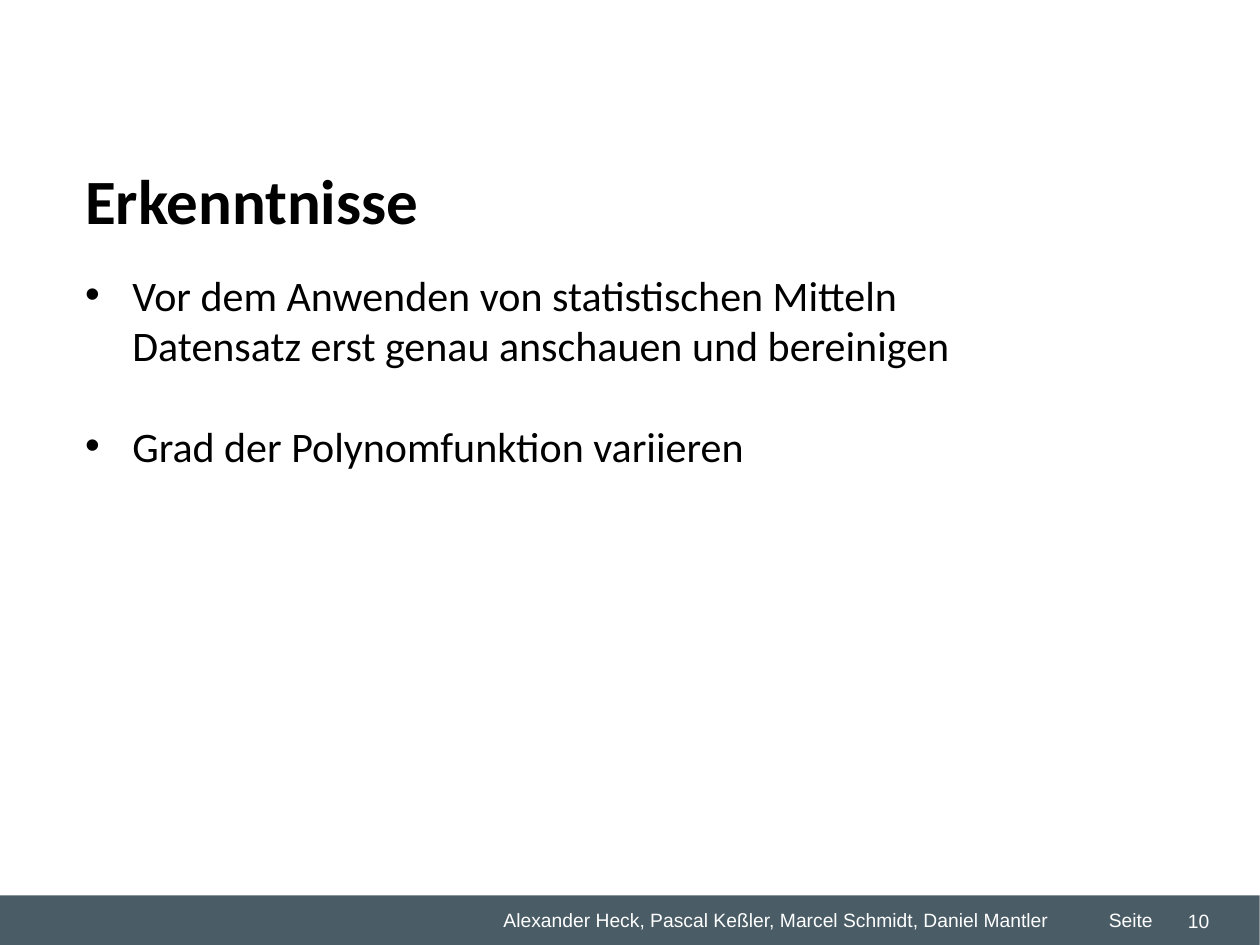
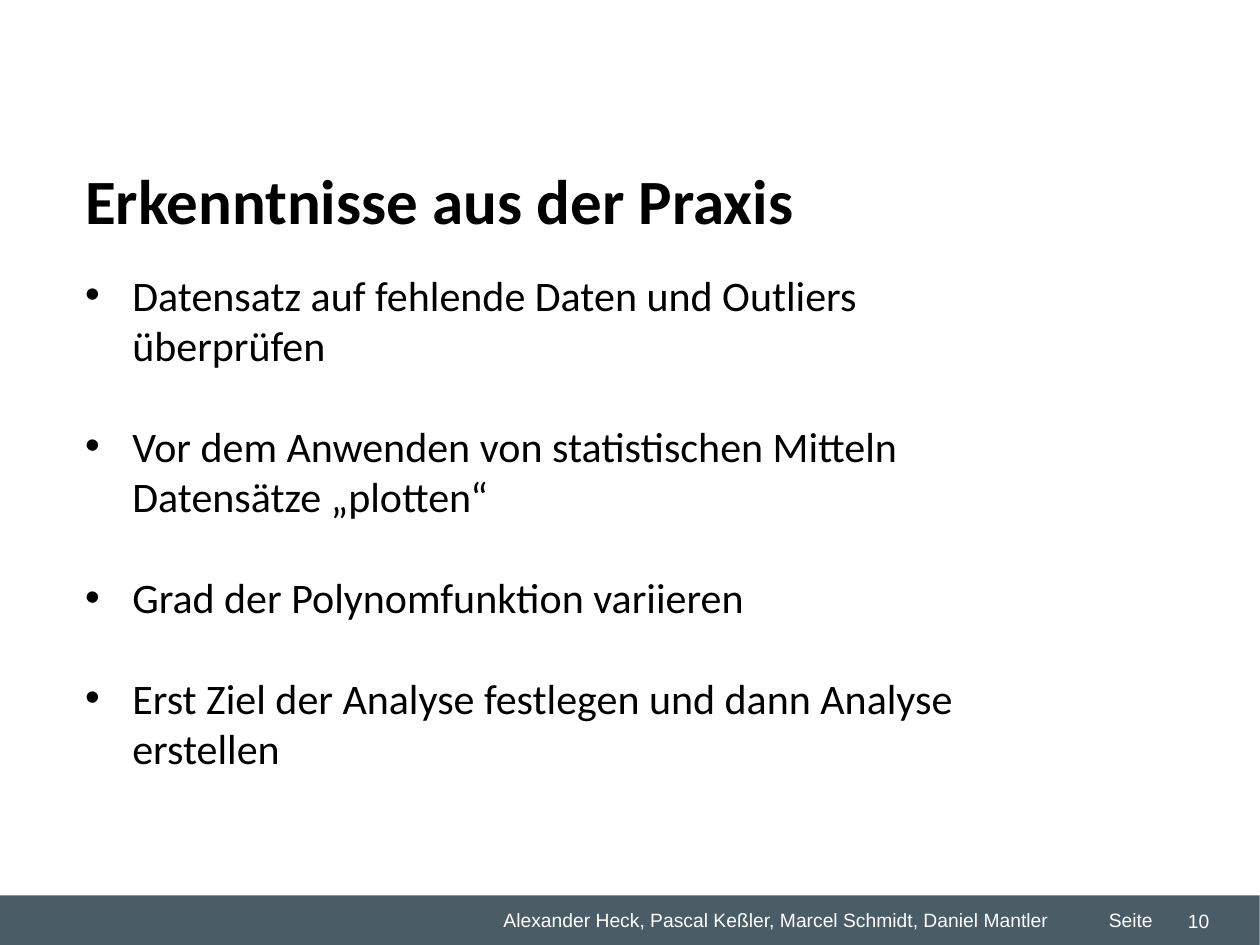
Before and after one commit to dmntlr/predictiveproject, a slide deck: slide 10 of Desktop/Studium/5. Semester/Predictive Analytics/Gruppenarbeit/WZ2 Predicitve Analytics Übung.ppt. Drawn at 1260x945 pixels with LibreOffice and Linux fonts; fonts in the diff are those of the drawing; background and template pictures are left out. Boxes give left, top, right and bottom in pixels: in the first picture for what was removed or moved away, otherwise in the second. Text is boxed around its words. In the diff, an @@ line names an element or a change of style, - is before the commit and + after.

```diff
--- a/Desktop/Studium/5. Semester/Predictive Analytics/Gruppenarbeit/WZ2 Predicitve Analytics Übung.ppt
+++ b/Desktop/Studium/5. Semester/Predictive Analytics/Gruppenarbeit/WZ2 Predicitve Analytics Übung.ppt
@@ text at bbox=[85, 179, 793, 225]: text changed @@
-Erkenntnisse
+Erkenntnisse aus der Praxis
@@ text at bbox=[132, 281, 897, 519]: text changed @@
-• Vor dem Anwenden von statistischen Mitteln Datensatz erst genau anschauen und bereinigen
+• Datensatz auf fehlende Daten und Outliers überprüfen
+• Vor dem Anwenden von statistischen Mitteln Datensätze „plotten“
@@ text at bbox=[132, 684, 952, 722]: paragraph added @@
+• Erst Ziel der Analyse festlegen und dann Analyse erstellen
```
Also in this commit, not shown: 3 other slides changed, 1 other file.
